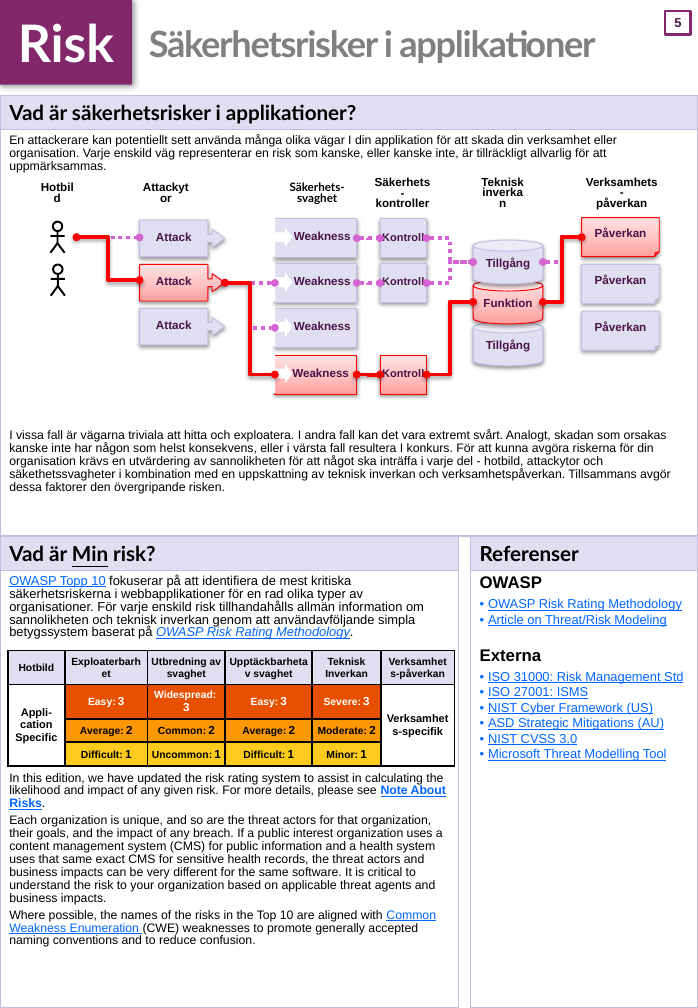
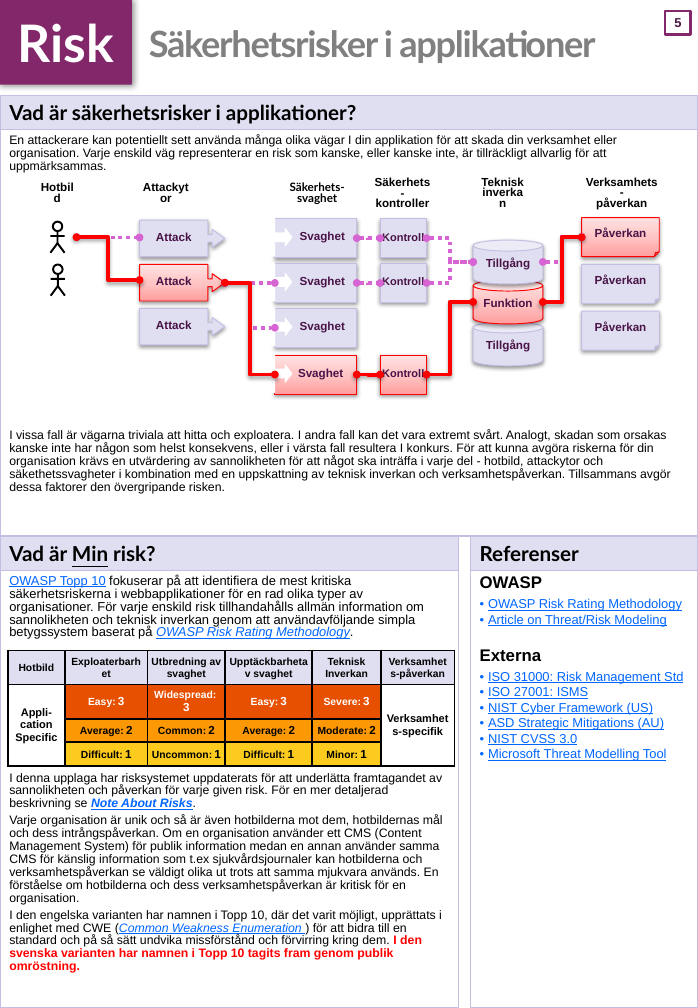
Before and after one commit to xl-sec/Top10, a slide deck: slide 6 of 2017/se/OWASP_Top10-2017_(se).pptx. Drawn at 698x1008 pixels with LibreOffice and Linux fonts; fonts in the diff are those of the drawing. Boxes give left, top, right and bottom in pixels: in the first picture for what was removed or moved away, otherwise in the second. Text is boxed around its words. In the diff, an @@ line names an element or a change of style, - is before the commit and + after.

```diff
--- a/2017/se/OWASP_Top10-2017_(se).pptx
+++ b/2017/se/OWASP_Top10-2017_(se).pptx
@@ text in rectangle at (300, 231, 345, 243): text changed @@
-Weakness
+Svaghet
@@ text in rectangle at (300, 276, 345, 288): text changed @@
-Weakness
+Svaghet
@@ text in rectangle at (300, 321, 345, 333): text changed @@
-Weakness
+Svaghet
@@ text in rectangle at (298, 368, 343, 380): text changed @@
-Weakness
+Svaghet
@@ table at (0, 536, 459, 1008) @@
-row 2, column 1: OWASP Topp 10 fokuserar på att identifiera de mest kritiska säkerhetsriskerna i webbapplikationer för en rad olika typer av organisationer. För varje enskild risk tillhandahålls allmän information om sannolikheten och teknisk inverkan genom att användavföljande simpla betygssystem baserat på OWASP Risk Rating Methodology. / In this edition, we have updated the risk rating system to assist in calculating the likelihood and impact of any given risk. For more details, please see Note About Risks. / Each organization is unique, and so are the threat actors for that organization, their goals, and the impact of any breach. If a public interest organization uses a content management system (CMS) for public information and a health system uses that same exact CMS for sensitive health records, the threat actors and business impacts can be very different for the same software. It is critical to understand the risk to your organization based on applicable threat agents and business impacts. / Where possible, the names of the risks in the Top 10 are aligned with Common Weakness Enumeration (CWE) weaknesses to promote generally accepted naming conventions and to reduce confusion.
+row 2, column 1: OWASP Topp 10 fokuserar på att identifiera de mest kritiska säkerhetsriskerna i webbapplikationer för en rad olika typer av organisationer. För varje enskild risk tillhandahålls allmän information om sannolikheten och teknisk inverkan genom att användavföljande simpla betygssystem baserat på OWASP Risk Rating Methodology. / I denna upplaga har risksystemet uppdaterats för att underlätta framtagandet av sannolikheten och påverkan för varje given risk. För en mer detaljerad beskrivning se Note About Risks. / Varje organisation är unik och så är även hotbilderna mot dem, hotbildernas mål och dess intrångspåverkan. Om en organisation använder ett CMS (Content Management System) för publik information medan en annan använder samma CMS för känslig information som t.ex sjukvårdsjournaler kan hotbilderna och verksamhetspåverkan se väldigt olika ut trots att samma mjukvara används. En förståelse om hotbilderna och dess verksamhetspåverkan är kritisk för en organisation. / I den engelska varianten har namnen i Topp 10, där det varit möjligt, upprättats i enlighet med CWE (Common Weakness Enumeration ) för att bidra till en standard och på så sätt undvika missförstånd och förvirring kring dem. I den svenska varianten har namnen i Topp 10 tagits fram genom publik omröstning.
```
Also in this commit, not shown: 1 other slide changed.
